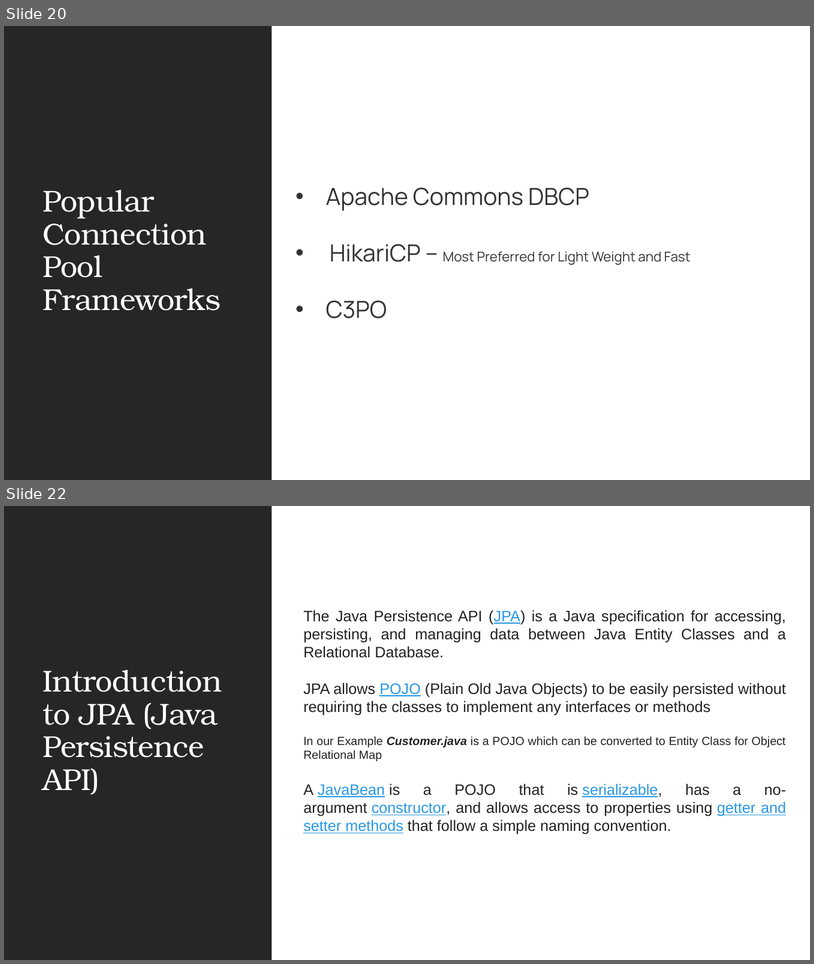
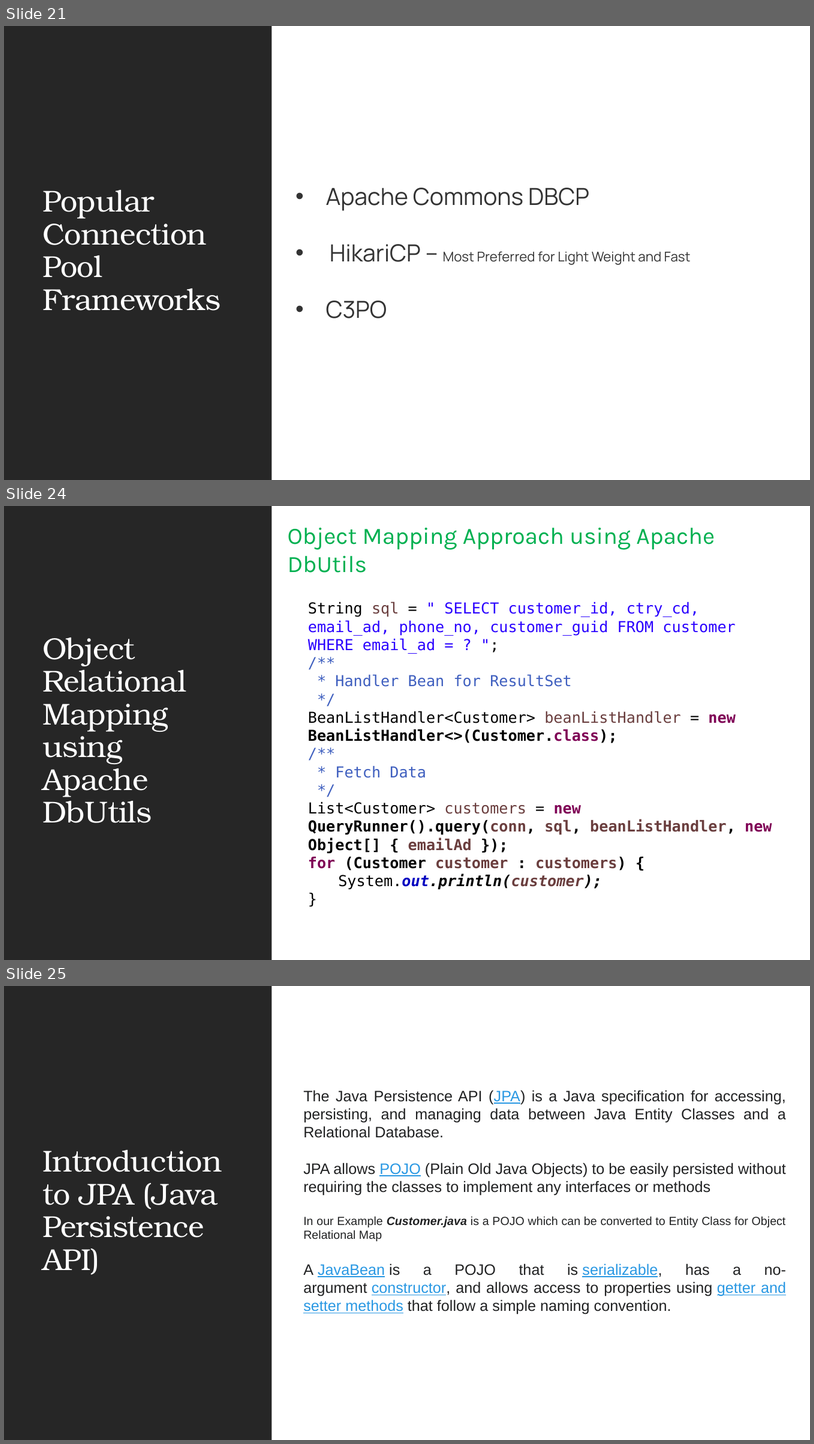
Before and after one commit to JSS-DEVCORE/JdbcExample, a slide deck: docs/JDBC Insights.pptx. Shown one above the other, each under a label of ours: slides 20 and 22 before the commit, slides 21, 24 and 25 after it; the slides between them are not shown. The pictures are 814x964 and 814x1444 pixels, drawn with LibreOffice and Linux fonts; fonts in the diff are those of the drawing. Boxes give left, top, right and bottom in pixels: in the first picture for what was removed or moved away, otherwise in the second. Text is boxed around its words. In the diff, an @@ line names an element or a change of style, - is before the commit and + after.

```diff
--- a/docs/JDBC Insights.pptx
+++ b/docs/JDBC Insights.pptx
@@ slide 24 added at (x1=4, y1=506, x2=810, y2=960), background #FFFFFF; not listed: 1 template element that a slide beside it also shows @@
@@ rectangle added at (x1=4, y1=506, x2=272, y2=960), fill #262626 @@
@@ rectangle added at (x1=5, y1=506, x2=810, y2=960), fill #FFFFFF @@
@@ text added at (x1=288, y1=528, x2=715, y2=573), 28 pt, text #00B050 @@
+Object Mapping Approach using Apache DbUtils
@@ text added at (x1=308, y1=601, x2=773, y2=889), 18 pt, text #000000 @@
+  String sql = " SELECT customer_id, ctry_cd, email_ad, phone_no, customer_guid FROM customer WHERE email_ad = ? ";
+  /**
+  * Handler Bean for ResultSet
+  */
+  BeanListHandler<Customer> beanListHandler = new BeanListHandler<>(Customer.class);
+  /**
+  * Fetch Data
+  */
+  List<Customer> customers = new QueryRunner().query(conn, sql, beanListHandler, new Object[] { emailAd });
+  for (Customer customer : customers) {
+    System.out.println(customer);
+  }
@@ title added at (x1=42, y1=637, x2=186, y2=823), 36 pt, text #FFFFFF @@
+Object Relational Mapping using Apache DbUtils
@@ what was slide 20 is now slide 21 @@
@@ what was slide 22 is now slide 25 @@
```
Also in this commit, not shown: 7 slides changed, 2 other slides added, 5 other files.
